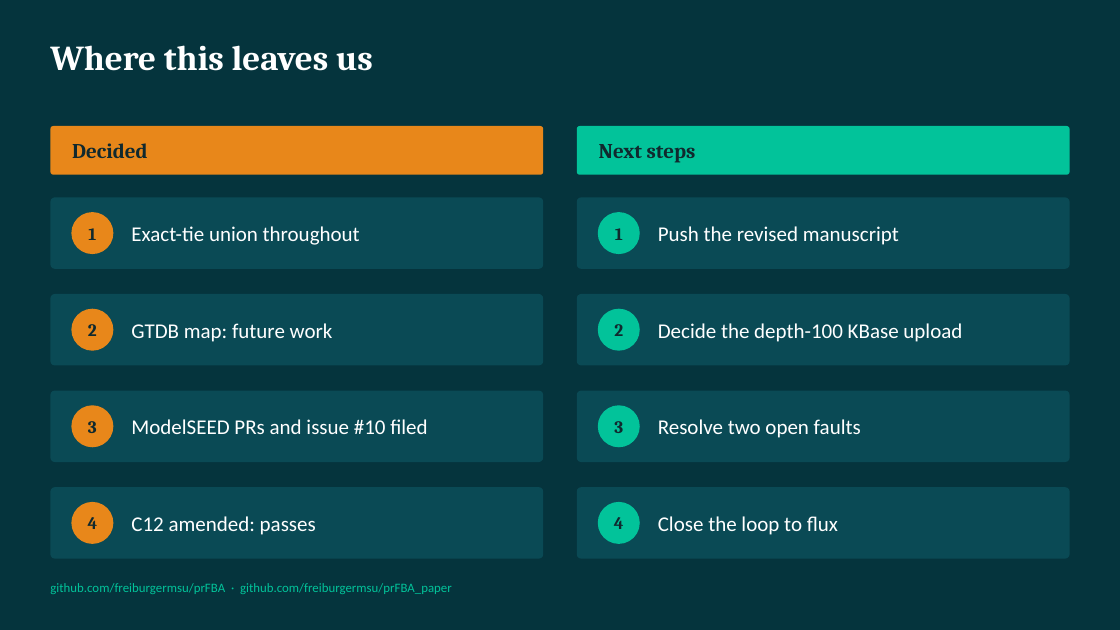
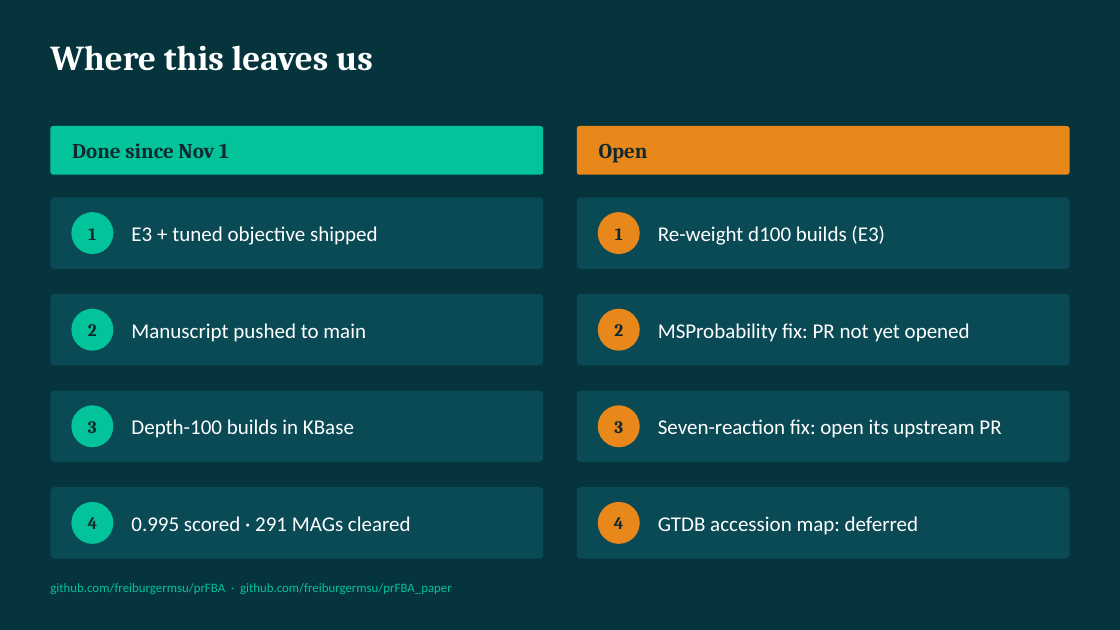
Before and after one commit to freiburgermsu/prFBA, a slide deck: slide 45 of presentations/prFBA_updates_2026-10.pptx (slide 38 before the commit). Drawn at 1120x630 pixels with LibreOffice and Linux fonts; fonts in the diff are those of the drawing. Boxes give left, top, right and bottom in pixels: in the first picture for what was removed or moved away, otherwise in the second. Text is boxed around its words. In the diff, an @@ line names an element or a change of style, - is before the commit and + after.

```diff
--- a/presentations/prFBA_updates_2026-10.pptx
+++ b/presentations/prFBA_updates_2026-10.pptx
@@ fill #E8871A to #02C39A in 5 elements at (71,212,113,254), (71,308,113,350), (71,406,113,448), (71,502,113,544), (50,126,544,175) @@
@@ text in rounded rectangle at (72,143,229,158): text changed @@
-Decided
+Done since Nov 1
@@ fill #02C39A to #E8871A in 5 elements at (598,212,640,254), (598,308,640,350), (598,406,640,448), (598,502,640,544), (577,126,1070,175) @@
@@ text in rounded rectangle at (599,143,648,163): text changed @@
-Next steps
+Open
@@ text in rounded rectangle at (131,226,378,245): text changed @@
-Exact-tie union throughout
+E3 + tuned objective shipped
@@ text in rounded rectangle at (658,226,885,245): text changed @@
-Push the revised manuscript
+Re-weight d100 builds (E3)
@@ text in rounded rectangle at (131,323,366,342): text changed @@
-GTDB map: future work
+Manuscript pushed to main
@@ text in rounded rectangle at (658,323,970,342): text changed @@
-Decide the depth-100 KBase upload
+MSProbability fix: PR not yet opened
@@ text in rounded rectangle at (131,419,354,438): text changed @@
-ModelSEED PRs and issue #10 filed
+Depth-100 builds in KBase
@@ text in rounded rectangle at (658,419,1001,438): text changed @@
-Resolve two open faults
+Seven-reaction fix: open its upstream PR
@@ text in rounded rectangle at (131,516,411,531): text changed @@
-C12 amended: passes
+0.995 scored · 291 MAGs cleared
@@ text in rounded rectangle at (658,516,918,535): text changed @@
-Close the loop to flux
+GTDB accession map: deferred
```
Also in this commit, not shown: 11 other slides changed, 7 slides added, 7 other files.
